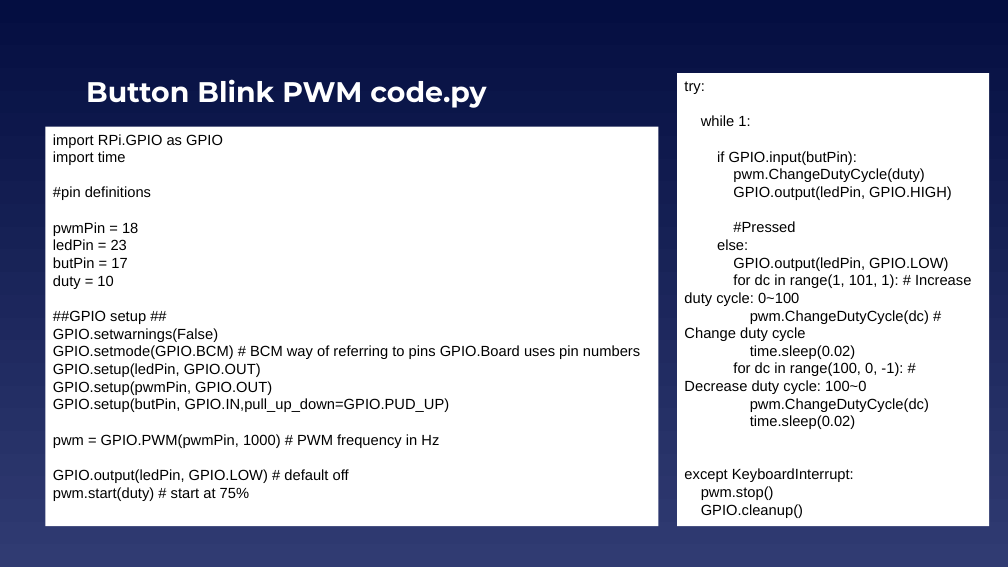
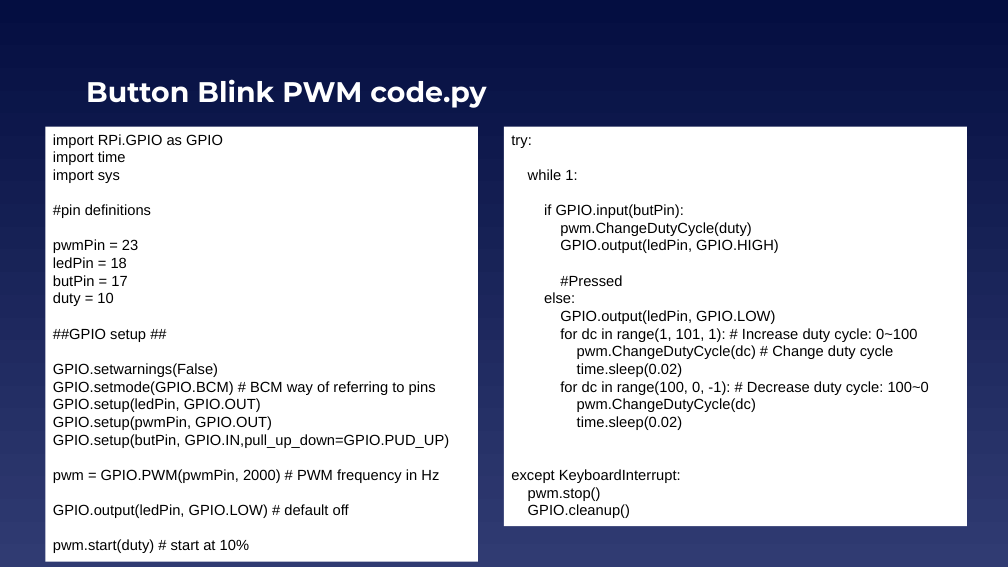
Before and after one commit to EELabMan/Raspberry-Pi-Intro, a slide deck: slide 19 of Raspberry Pi Intro.pptx. Drawn at 1008x567 pixels with LibreOffice and Linux fonts; fonts in the diff are those of the drawing. Boxes give left, top, right and bottom in pixels: in the first picture for what was removed or moved away, otherwise in the second. Text is boxed around its words. In the diff, an @@ line names an element or a change of style, - is before the commit and + after.

```diff
--- a/Raspberry Pi Intro.pptx
+++ b/Raspberry Pi Intro.pptx
@@ rectangle "import RPi.GPIO as GPIO": place and size @@
-rectangle "import RPi.GPIO as GPIO" at bbox=[45, 126, 659, 526]
+rectangle "import RPi.GPIO as GPIO" at bbox=[45, 126, 478, 562]
@@ rectangle "try:": place and size @@
-rectangle "try:" at bbox=[678, 73, 990, 526]
+rectangle "try:" at bbox=[504, 126, 967, 526]
@@ text in rectangle at bbox=[53, 169, 120, 183]: paragraph added @@
+import sys
@@ text in rectangle at bbox=[53, 239, 138, 268]: text changed @@
-pwmPin = 18
-ledPin = 23
+pwmPin = 23
+ledPin = 18
@@ text in rectangle at bbox=[53, 381, 436, 395]: text changed @@
-GPIO.setmode(GPIO.BCM) # BCM way of referring to pins GPIO.Board uses pin numbers
+GPIO.setmode(GPIO.BCM) # BCM way of referring to pins
@@ text in rectangle at bbox=[53, 469, 439, 483]: text changed @@
-pwm = GPIO.PWM(pwmPin, 1000) # PWM frequency in Hz
+pwm = GPIO.PWM(pwmPin, 2000) # PWM frequency in Hz
@@ text in rectangle at bbox=[53, 539, 249, 553]: text changed @@
-pwm.start(duty) # start at 75%
+pwm.start(duty) # start at 10%
```
